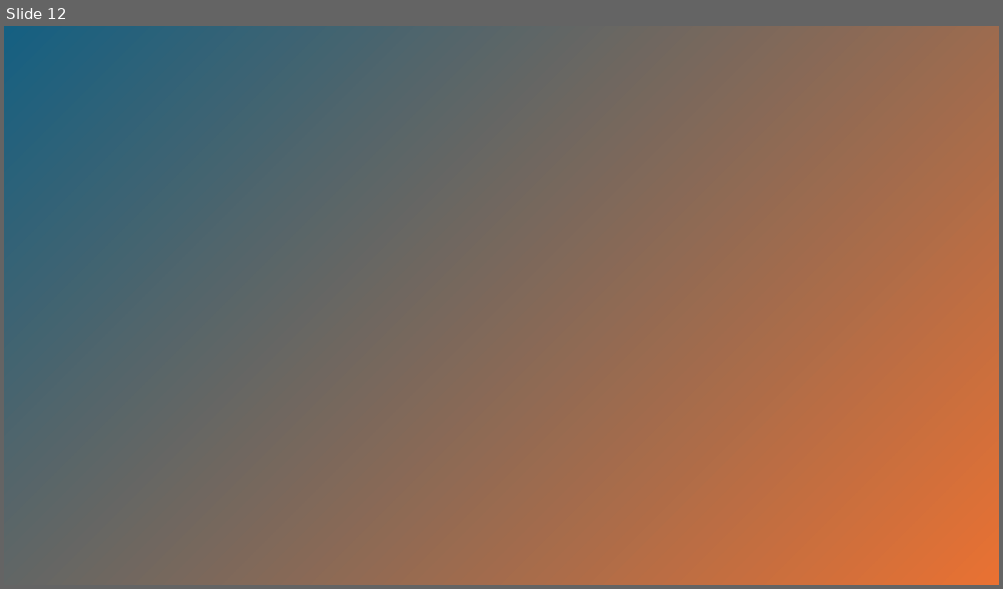
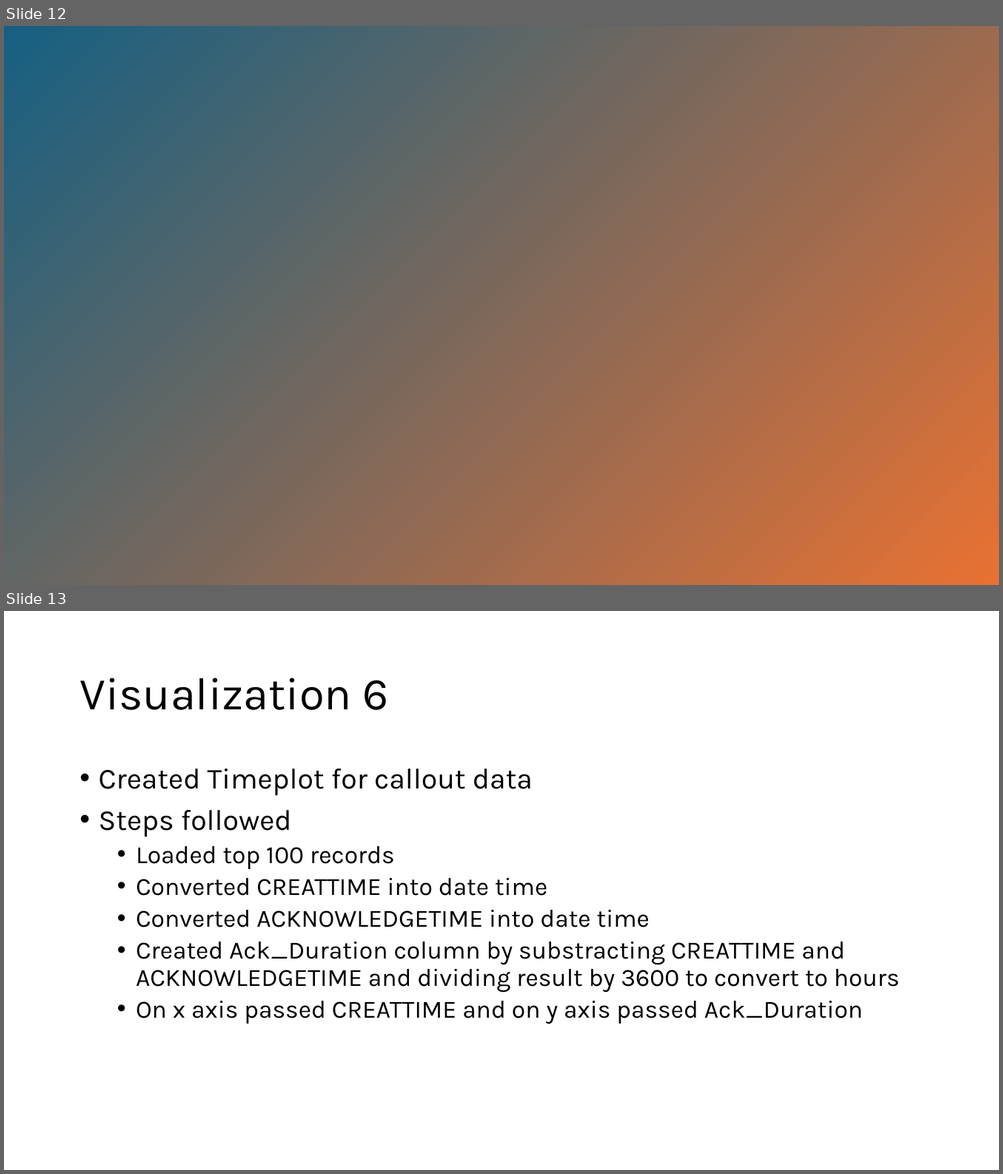
Before and after one commit to akshayuta/MIMIC-visualization, a slide deck: MIMIC Assignment details.pptx. Shown one above the other, each under a label of ours: slide 12 before the commit, slides 12 and 13 after it. The pictures are 1003x589 and 1003x1174 pixels, drawn with LibreOffice and Linux fonts; fonts in the diff are those of the drawing; background and template pictures are left out. Boxes give left, top, right and bottom in pixels: in the first picture for what was removed or moved away, otherwise in the second. Text is boxed around its words. In the diff, an @@ line names an element or a change of style, - is before the commit and + after.

Commit message:
MIMIC visualization

```diff
--- a/MIMIC Assignment details.pptx
+++ b/MIMIC Assignment details.pptx
@@ slide 13 added at [4, 611, 999, 1170], background #FFFFFF @@
@@ title added at [79, 678, 389, 710], 44 pt, text #000000 @@
+Visualization 6
@@ text added at [99, 769, 899, 1025], 24 pt, text #000000 @@
+• Created Timeplot for callout data
+• Steps followed
+  • Loaded top 100 records
+  • Converted CREATTIME into date time
+  • Converted ACKNOWLEDGETIME into date time
+  • Created Ack_Duration column by substracting CREATTIME and ACKNOWLEDGETIME and dividing result by 3600 to convert to hours
+  • On x axis passed CREATTIME and on y axis passed Ack_Duration
```
Also in this commit, not shown: 1 other slide added.
